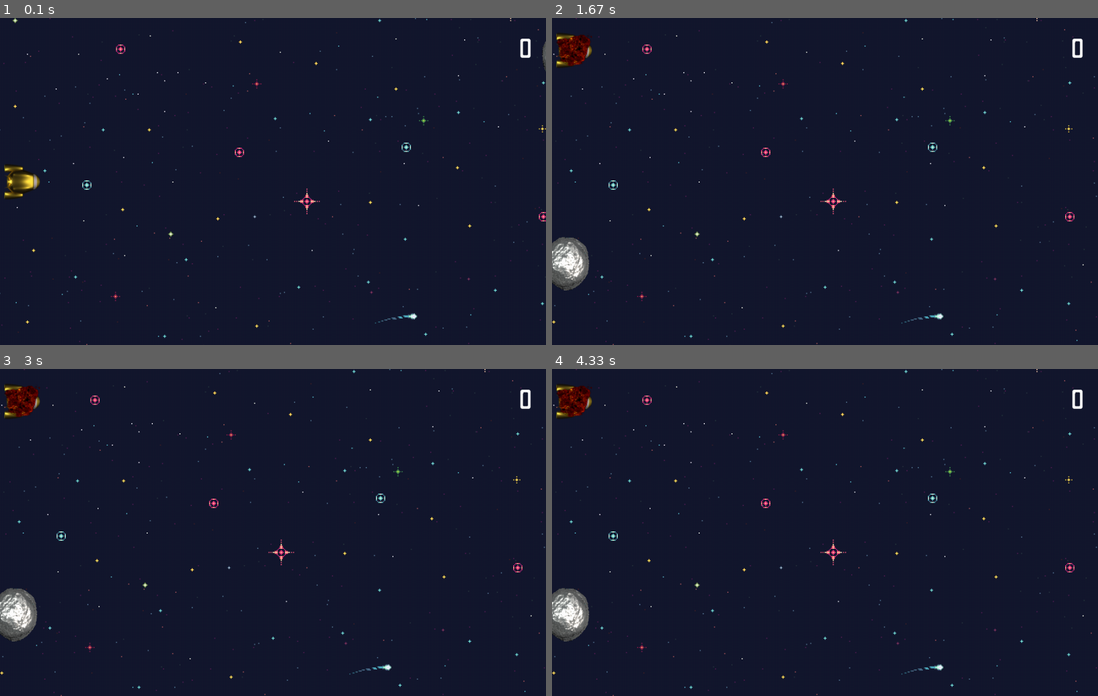
Above: before the commit, frames 1-4 (two rows, left to right).
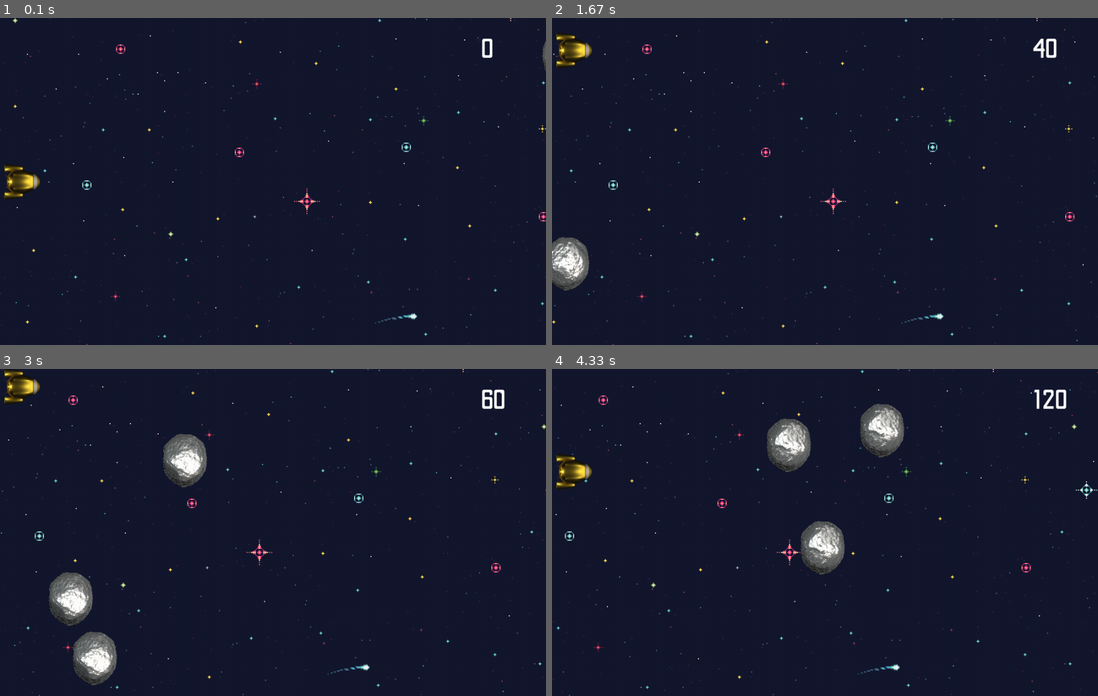
Above: after the commit, the same moments.

Repository: davidordo85/THE_QUEST-Game-with-pygame
Game: pygame game, started from main.py
Two runs of this game, one before a commit and one after it. Both use one fixed random seed, a clock stepped at 60 frames per second and the inputs below.
Inputs:
- Up to frame 1 (0.1 s): no input
- Up to frame 2 (1.67 s): hold Up 0.33-0.8 s; hold Down 0.83-1.13 s; hold Up 1.17-1.53 s; hold Down from 1.57 s (still down)
- Up to frame 3 (3 s): release Down at 1.93 s; hold Up 1.97-2.27 s; hold Down 2.3-2.6 s; hold Up from 2.63 s (still down)
- Up to frame 4 (4.33 s): release Up at 3 s; hold Down 3.03-3.4 s; hold Up 3.43-3.73 s; hold Down 3.77-4.07 s; hold Up from 4.1 s (still down)

The runs differ from the first frame. In frame 1, 0.2% of the frame differs, in the area x 88-98%, y 6-13%; in frame 2, 0.7%; in frame 3, 6.4%; in frame 4, 6.6%, in the area x 0-100%, y 0-100%.

Commit message:
function scoring conditions

Diff:
--- a/main.py
+++ b/main.py
@@ -38,7 +38,6 @@
         )
         self.startGame = self.description.render("Press space for start", True, (WHITE))
         self.theEnd = self.description.render("Game Over", True, (WHITE))
-        self.displayScore = self.fontScore.render(str(self.score), True, WHITE)
         self.ship = ship.Ship(800, 600)
         self.asteroid_0 = asteroids.Asteroid(800, 600)
         self.asteroid_1 = asteroids.Asteroid(800, 600)
@@ -97,6 +96,14 @@
     def redraw(self):
         pg.display.flip()
 
+    def scoringConditions(self):
+        for entity in self.asteroidLevel1:
+            if entity.rect.centerx <= 0:
+                self.score += 20
+                self.scoring = self.fontScore.render(str(self.score), True, WHITE)
+            else:
+                self.score = int(self.score)
+
     def opening(self):
         displayOpening = False
         while not displayOpening:
@@ -127,18 +134,20 @@
         first = False
         self.x = 0
         self.how = 4
+        self.scoring = self.fontScore.render(str(self.score), True, WHITE)
 
         while not first:
             self.handleEvent()
             self.backgroundMove()
+            self.scoringConditions()
             self.ship.update(800, 600)
             self.asteroidLevel1.update(800, 600)
-            self.ship.collide()
+            # TODO: self.ship.collide()
             self.ship.crashed(self.asteroidLevel1)
 
             self.screen.blit(self.background, (self.x, 0))
             self.screen.blit(self.background, (self.x + 2400, 0))
-            self.screen.blit(self.displayScore, (950, 30))
+            self.screen.blit(self.scoring, (880, 30))
             self.screen.blit(self.ship.image, self.ship.rect)
             self.asteroidLevel1.draw(self.screen)
 
